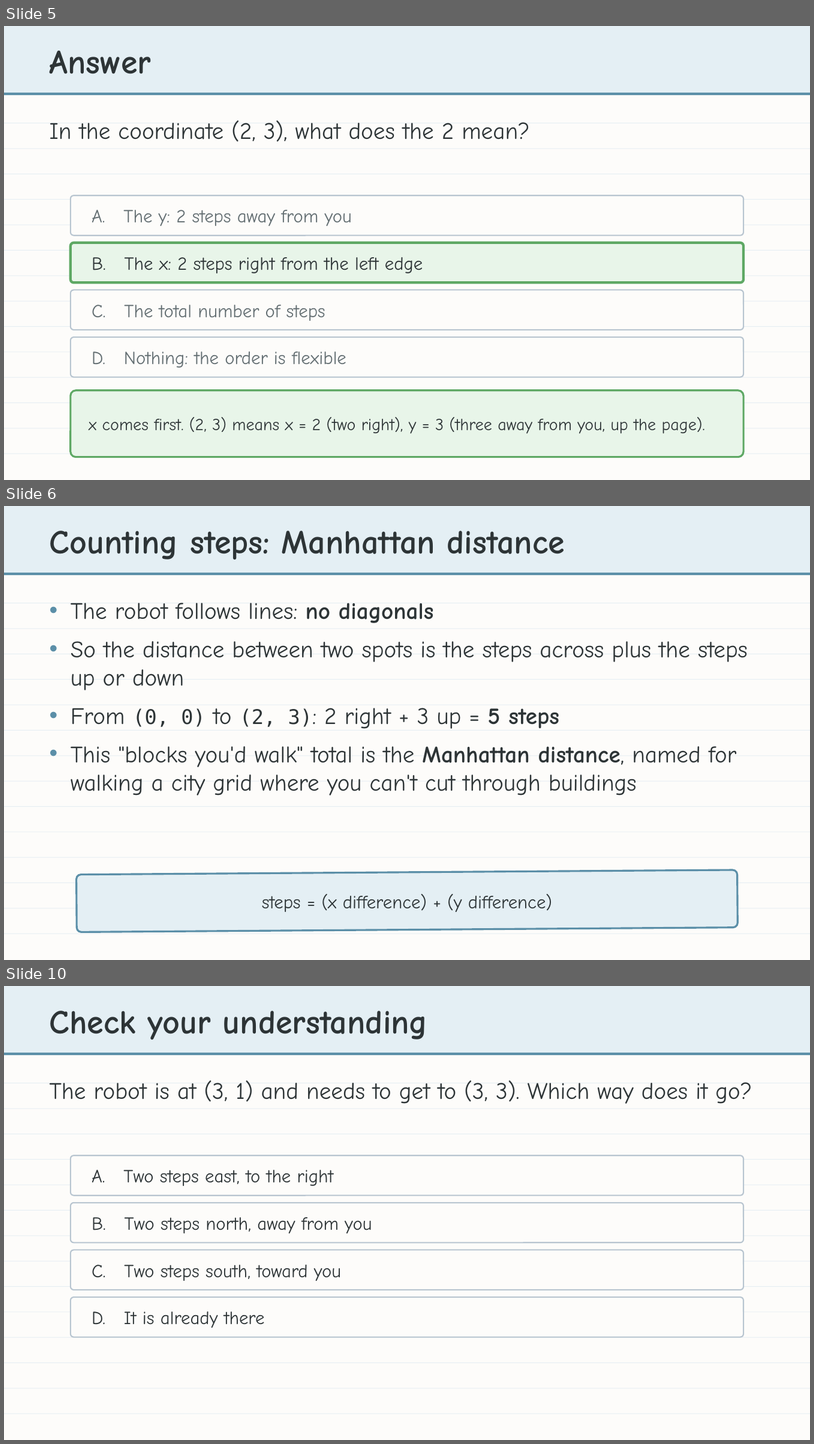
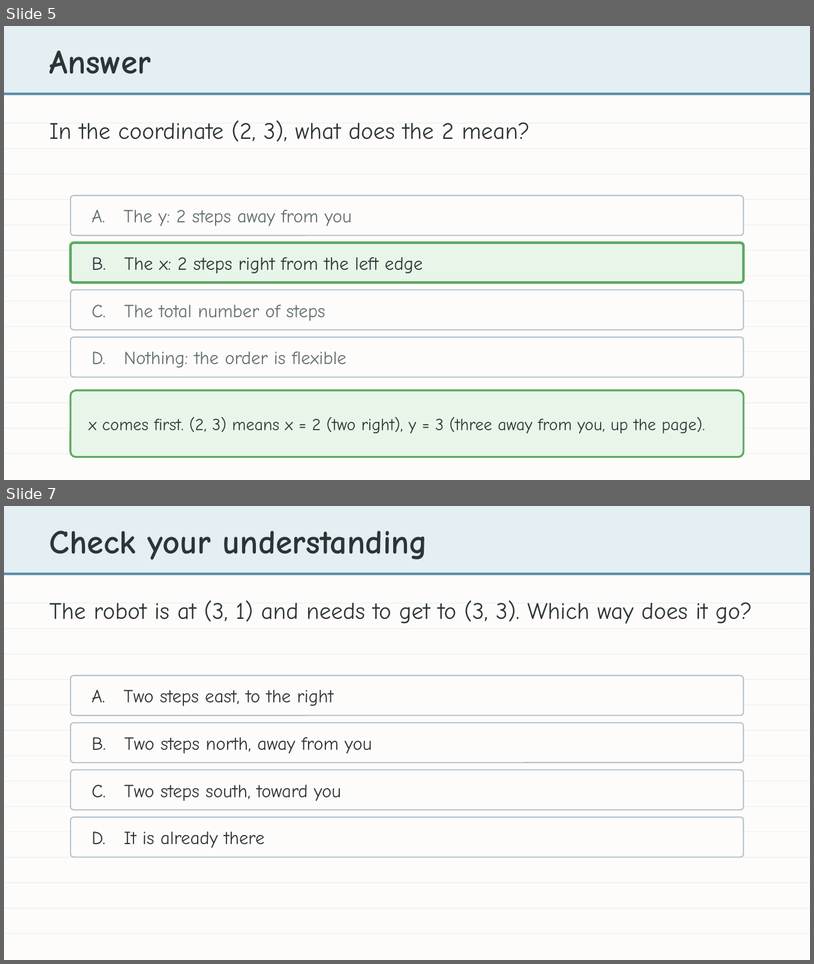
Before and after one commit to bradamiller/LearningPython, a slide deck: static/slides/module-04-manhattan/module-4-lesson-01-coordinates.pptx. Shown one above the other, each under a label of ours: slides 5, 6 and 10 before the commit, slides 5 and 7 after it; the slides between them are not shown. The pictures are 814x1444 and 814x964 pixels, drawn with LibreOffice and Linux fonts; fonts in the diff are those of the drawing. Boxes give left, top, right and bottom in pixels: in the first picture for what was removed or moved away, otherwise in the second. Text is boxed around its words. In the diff, an @@ line names an element or a change of style, - is before the commit and + after.

```diff
--- a/static/slides/module-04-manhattan/module-4-lesson-01-coordinates.pptx
+++ b/static/slides/module-04-manhattan/module-4-lesson-01-coordinates.pptx
@@ slide 6 removed at (4,506,810,960), background #FDFCFA @@
@@ rectangle removed at (4,506,810,573) @@
@@ text removed at (50,531,565,559) @@
-Counting steps: Manhattan distance
@@ rectangle removed at (4,573,810,575) @@
@@ rectangle removed at (4,603,810,603) @@
@@ text removed at (71,603,748,795) @@
-• The robot follows lines: no diagonals
-• So the distance between two spots is the steps across plus the steps up or down
-• From (0, 0) to (2, 3): 2 right + 3 up = 5 steps
-• This "blocks you'd walk" total is the Manhattan distance, named for walking a city grid where you can't cut through buildings
@@ rectangle removed at (4,628,810,629) @@
@@ rectangle removed at (4,654,810,654) @@
@@ rectangle removed at (4,679,810,679) @@
@@ rectangle removed at (4,705,810,705) @@
@@ rectangle removed at (4,730,810,730) @@
@@ rectangle removed at (4,755,810,756) @@
@@ rectangle removed at (4,781,810,781) @@
@@ rectangle removed at (4,806,810,807) @@
@@ rectangle removed at (4,831,810,832) @@
@@ rectangle removed at (4,857,810,858) @@
@@ rectangle removed at (4,882,810,883) @@
@@ rounded rectangle removed at (77,870,738,932) @@
@@ text removed at (262,894,552,912) @@
-steps = (x difference) + (y difference)
@@ rectangle removed at (4,907,810,908) @@
@@ rectangle removed at (4,933,810,934) @@
@@ what was slide 10 is now slide 7 @@
```
Also in this commit, not shown: 4 slides changed, 2 other slides removed, 19 other files.
